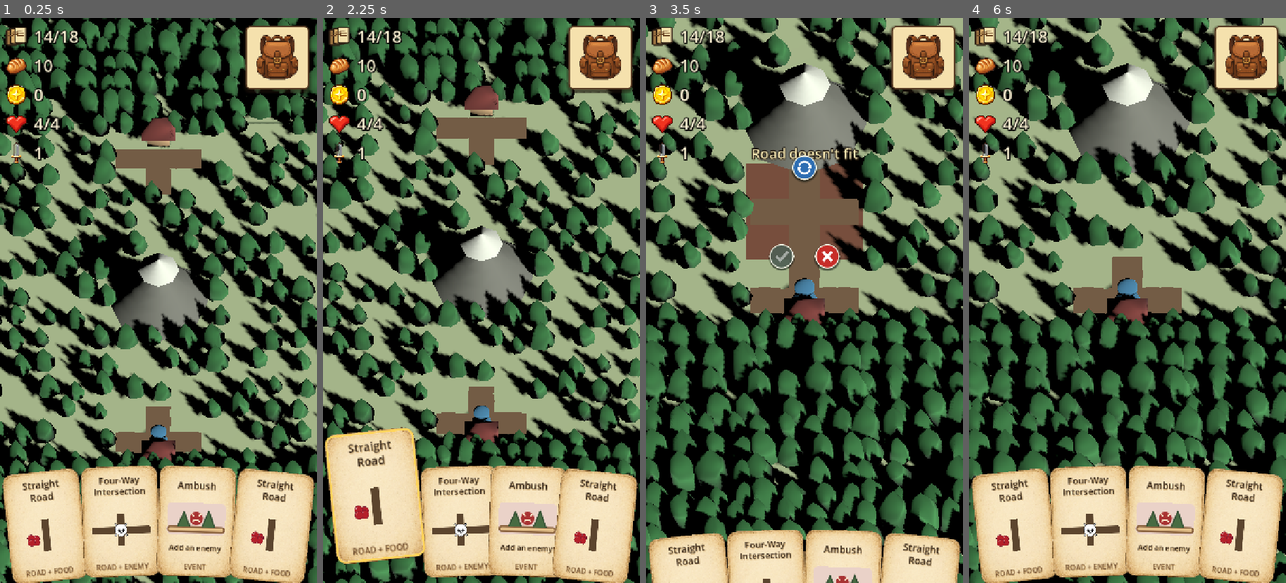
Above: before the commit, frames 1-4 (left to right).
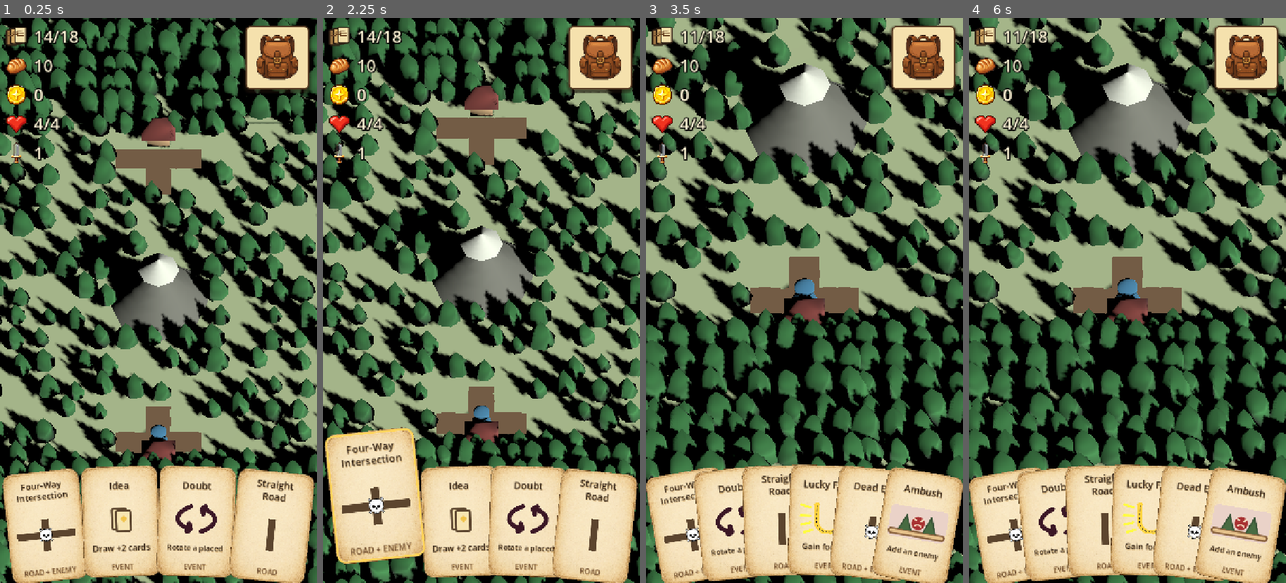
Above: after the commit, the same moments.

Repository: Reicher/The-Road-North
Game: Godot game, scene res://scenes/main.tscn
Same seed, same stepped clock (60 frames per second), same inputs: the game is played once before the commit and once after it.
Inputs (mouse positions are in pixels of both pictures, inside the frame that each line leads up to):
- Up to frame 1 (0.25 s): no input
- Up to frame 2 (2.25 s): click (367, 526) at 0.52 s; click (373, 498) at 1.27 s; click (367, 526) at 2.02 s
- Up to frame 3 (3.5 s): tap Enter (debug_complete_level) at 2.75 s; drag from (804, 509) to (836, 176) at 2.77 s
- Up to frame 4 (6 s): click (1127, 164) at 3.52 s; click (1127, 164) at 4.27 s; click (1127, 164) at 5.02 s; click (1149, 255) at 5.77 s

The runs differ from the first frame. In frame 1, 2.8% of the frame differs, in the area x 5-92%, y 81-99%; in frame 2, 3.1%; in frame 3, 24%, in the area x 0-100%, y 2-100%; in frame 4, 8.0%.

Commit message:
Rebalance encounter scaling to match level ranges

Diff:
--- a/levels/level_003.tscn
+++ b/levels/level_003.tscn
@@ -36,7 +36,9 @@
 "rotation_steps": 0,
 "encounter": {
 "type": "enemy",
-"power": 9
+"power": 5,
+"gold_min": 6,
+"gold_max": 11
 }
 }]
 
--- a/scripts/deck_builder.gd
+++ b/scripts/deck_builder.gd
@@ -11,6 +11,7 @@
 const DECK_SOURCE_BASE := GameConstants.DECK_SOURCE_BASE
 const DECK_SOURCE_LEVEL := GameConstants.DECK_SOURCE_LEVEL
 const DECK_SOURCE_PLAYER_SPECIAL := GameConstants.DECK_SOURCE_PLAYER_SPECIAL
+const CACHE_RARE_WEAPON_CHANCE := 0.15
 
 
 func make_deck(deck_size: int, rng: RandomNumberGenerator, config: Dictionary) -> Array[Dictionary]:
@@ -184,7 +185,7 @@
 
 func _make_debug_enemy_roads(roads: Array[Dictionary], level: int) -> Array[Dictionary]:
 	var cards: Array[Dictionary] = []
-	var minimum_power := maxi(1, level) * 3 - 2
+	var minimum_power := GameBalance.enemy_power_range(level).x
 	for index in roads.size():
 		var card: Dictionary = roads[index].duplicate(true)
 		_set_card_encounter(card, {
@@ -275,6 +276,19 @@
 	}
 
 
+func scale_encounters_to_level(cards: Array, rng: RandomNumberGenerator, level: int) -> void:
+	for raw_card in cards:
+		if raw_card is not Dictionary:
+			continue
+		var card := raw_card as Dictionary
+		var encounter: Dictionary = card.get("encounter", {})
+		var encounter_type := str(encounter.get("type", ""))
+		if encounter_type == ENCOUNTER_ENEMY:
+			_set_card_encounter(card, _make_enemy_encounter(rng, level))
+		elif encounter_type == GameMap.ENCOUNTER_CACHE:
+			_set_card_encounter(card, _make_reward_encounter(GameMap.ENCOUNTER_CACHE, rng, level))
+
+
 func _add_reward_encounters_to_road_cards(cards: Array[Dictionary], rng: RandomNumberGenerator, berry_count: int, loot_count: int, level: int, map_size: int) -> void:
 	var eligible_indices: Array[int] = []
 	for index in cards.size():
@@ -307,11 +321,13 @@
 			"type": kind,
 			"loot": [{"kind": "food", "amount": GameBalance.berry_food(map_size)}],
 		}
-	var weapon_tier_start := maxi(1, level) * 3 - 1
+	var weapon_tier_start := maxi(1, level)
+	var normal_weapon_weight := (1.0 - CACHE_RARE_WEAPON_CHANCE) / 3.0
 	var item := ItemCatalog.make_binoculars() if rng.randf() < ItemCatalog.BINOCULARS_DROP_CHANCE else WeaponCatalog.roll_weapon(rng, weapon_tier_start, {
-		0: 0.55,
-		1: 0.30,
-		2: 0.15,
+		0: normal_weapon_weight,
+		1: normal_weapon_weight,
+		2: normal_weapon_weight,
+		3: CACHE_RARE_WEAPON_CHANCE,
 	})
 	return {
 		"type": kind,
--- a/scripts/deck_controller.gd
+++ b/scripts/deck_controller.gd
@@ -73,6 +73,7 @@
 	deck_components = _deck_builder.make_deck_components(_get_deck_size(), _rng, config)
 	_inject_level_specific_cards(config)
 	_apply_player_deck_modifiers()
+	_scale_encounters_to_level()
 	deck = _deck_builder.combine_deck_components(deck_components)
 	starting_deck = deck.duplicate(true)
 
@@ -101,6 +102,11 @@
 		special["deck_source"] = DeckBuilder.DECK_SOURCE_PLAYER_SPECIAL
 		specials.append(special)
 	deck_components[DeckBuilder.DECK_SOURCE_PLAYER_SPECIAL] = specials
+
+
+func _scale_encounters_to_level() -> void:
+	for source in [DeckBuilder.DECK_SOURCE_BASE, DeckBuilder.DECK_SOURCE_LEVEL, DeckBuilder.DECK_SOURCE_PLAYER_SPECIAL]:
+		_deck_builder.scale_encounters_to_level(deck_components.get(source, []), _rng, level)
 
 
 func _card_signature(card: Dictionary) -> String:
--- a/scripts/game_balance.gd
+++ b/scripts/game_balance.gd
@@ -77,7 +77,7 @@
 
 static func enemy_power_range(level: int) -> Vector2i:
 	var safe_level := maxi(1, level)
-	return Vector2i((safe_level - 1) * 3 + 1, safe_level * 3)
+	return Vector2i(safe_level, safe_level + 2)
 
 
 static func berry_food(map_size: int) -> int:
--- a/scripts/player_rewards.gd
+++ b/scripts/player_rewards.gd
@@ -76,7 +76,7 @@
 
 func _make_enemy_loot(enemy_data: Dictionary) -> Array[Dictionary]:
 	var enemy_power := maxi(1, int(enemy_data.get("power", 1)))
-	var default_level := floori(float(enemy_power - 1) / 3.0) + 1
+	var default_level := maxi(1, int(enemy_data.get("enemy_min_power", enemy_power)))
 	var level_rewards := GameBalance.enemy_rewards(default_level)
 	return [{
 		"kind": "gold",
--- a/tests/test_game_balance.gd
+++ b/tests/test_game_balance.gd
@@ -38,8 +38,8 @@
 	var level_three := GameBalance.deck_counts(3, 7)
 	_assert(int(level_two["total_cards"]) == int(level_three["total_cards"]), "Expected equal authored map sizes to use the same base deck size before a difficulty penalty applies")
 	_assert(int(level_three["special_roads"]["enemy"]) == int(level_two["special_roads"]["enemy"]) + 1, "Expected the higher level on the same map size to add an enemy road")
-	_assert(GameBalance.enemy_power_range(2) == Vector2i(4, 6), "Expected level two enemy range")
-	_assert(GameBalance.enemy_power_range(3) == Vector2i(7, 9), "Expected level three enemy range")
+	_assert(GameBalance.enemy_power_range(2) == Vector2i(2, 4), "Expected level two enemy range")
+	_assert(GameBalance.enemy_power_range(3) == Vector2i(3, 5), "Expected level three enemy range")
 
 
 func _test_reward_formulas() -> void:
--- a/tests/test_level_scene.gd
+++ b/tests/test_level_scene.gd
@@ -153,9 +153,11 @@
 	_assert(not second_map.can_place_tile(Vector2i(2, 3), {}), "Expected bridge fixed features to already provide a road crossing")
 	_assert(second_map.get_fixed_feature_connections(Vector2i(2, 3))["north"] == true, "Expected level 002 bridges to connect across the river")
 	_assert(second_deck_controller.hand_size == 4, "Expected level 002 to configure a four-card hand")
-	_assert(second_deck_controller.level == 2, "Expected level 002 enemies to use power four through six")
+	_assert(second_deck_controller.level == 2, "Expected level 002 enemies to use power two through four")
 	_assert(second_deck_controller.deck_components["base"].size() == 18 and second_deck_controller.deck_components["level"].size() == 7, "Expected level 002 to combine the base deck with seven level cards")
 	_assert(_count_enemy_cards(second_deck_controller.deck_components["base"]) == 4, "Expected level 002 to retain the level-one base deck recipe")
+	_assert(_all_enemy_cards_use_level_range(second_deck_controller.deck_components["base"], 2), "Expected level 002 base-deck enemies to scale to the current level")
+	_assert(_all_enemy_cards_use_level_range(second_deck_controller.deck_components["level"], 2), "Expected level 002 level-deck enemies and Ambush cards to use the current level")
 	_assert(_all_level_cards_are_difficult(second_deck_controller.deck_components["level"]), "Expected level 002 level cards to prioritize difficult cards")
 	_assert(second_deck_controller.deck_components["player_special"].is_empty(), "Expected player special cards to remain an empty concept")
 	_assert(second_camera.reserved_bottom_path == NodePath("../UI/Hand"), "Expected camera to reserve the card hand area when sizing the map viewport")
@@ -202,3 +204,14 @@
 		if (card.get("encounter", {}) as Dictionary).get("type", "") == GameMap.ENCOUNTER_ENEMY:
 			count += 1
 	return count
+
+
+func _all_enemy_cards_use_level_range(cards: Array[Dictionary], level: int) -> bool:
+	for card in cards:
+		var encounter: Dictionary = card.get("encounter", {})
+		if encounter.get("type", "") != GameMap.ENCOUNTER_ENEMY:
+			continue
+		var power := int(encounter.get("power", 0))
+		if power < level or power > level + 2:
+			return false
+	return true
--- a/tests/test_weapon_loot.gd
+++ b/tests/test_weapon_loot.gd
@@ -12,6 +12,7 @@
 func _initialize() -> void:
 	_test_weapon_catalog()
 	_test_enemy_power_ranges()
+	_test_encounter_cards_scale_to_current_level()
 	_test_enemy_loot_is_only_gold()
 	_test_cache_loot_distribution()
 	_test_cache_weapon_tiers()
@@ -35,8 +36,8 @@
 	var rng := RandomNumberGenerator.new()
 	rng.seed = 12345
 	for level in range(1, 4):
-		var enemy_min_power := level * 3 - 2
-		var enemy_max_power := level * 3
+		var enemy_min_power := level
+		var enemy_max_power := level + 2
 		var seen_powers := {}
 		for _index in 100:
 			var enemy: Dictionary = builder._make_enemy_encounter(rng, level)
@@ -45,6 +46,31 @@
 			_assert(int(enemy["enemy_min_power"]) == enemy_min_power, "Expected enemy encounter to store its level minimum power")
 			seen_powers[enemy_power] = true
 		_assert(seen_powers.size() == 3, "Expected every level to generate all three enemy power values")
+	builder.free()
+
+
+func _test_encounter_cards_scale_to_current_level() -> void:
+	var builder = DECK_BUILDER_SCRIPT.new()
+	var rng := RandomNumberGenerator.new()
+	rng.seed = 24680
+	var cards := [
+		{
+			"category": GameConstants.EVENT_CATEGORY,
+			"event_type": GameConstants.EVENT_AMBUSH,
+			"encounter": {"type": GameMap.ENCOUNTER_ENEMY, "power": 9},
+		},
+		{
+			"category": GameConstants.EVENT_CATEGORY,
+			"event_type": GameConstants.EVENT_LOST_BELONGINGS,
+			"encounter": {"type": GameMap.ENCOUNTER_CACHE, "loot": [{"kind": "item", "item": WeaponCatalog.make_weapon(1)}]},
+		},
+	]
+	builder.scale_encounters_to_level(cards, rng, 4)
+	var enemy_encounter: Dictionary = cards[0]["encounter"]
+	_assert(int(enemy_encounter["power"]) >= 4 and int(enemy_encounter["power"]) <= 6, "Expected enemy cards to use the current level's power range")
+	_assert(int(enemy_encounter["enemy_min_power"]) == 4, "Expected scaled enemy cards to store the current level minimum power")
+	var cache_weapon := _weapon_from_loot(cards[1]["encounter"]["loot"])
+	_assert(cache_weapon.is_empty() or int(cache_weapon["power_bonus"]) >= 4, "Expected cache cards to use the current level's weapon range")
 	builder.free()
 
 
@@ -62,13 +88,23 @@
 			var gold_amount := _gold_amount(loot)
 			_assert(gold_amount >= 2 and gold_amount <= 5, "Expected level one enemy gold range")
 		rewards.free()
+	var future_level_rewards = PLAYER_REWARDS_SCRIPT.new()
+	future_level_rewards.set_loot_seed(30000)
+	for _index in 100:
+		var loot: Array = future_level_rewards._make_enemy_loot({
+			"power": 6,
+			"enemy_min_power": 4,
+		})
+		var gold_amount := _gold_amount(loot)
+		_assert(gold_amount >= 8 and gold_amount <= 14, "Expected enemy reward fallback to use the encounter level rather than overlapping power")
+	future_level_rewards.free()
 
 
 func _test_cache_loot_distribution() -> void:
 	var builder = DECK_BUILDER_SCRIPT.new()
 	var rng := RandomNumberGenerator.new()
 	rng.seed = 56789
-	var counts := {2: 0, 3: 0, 4: 0}
+	var counts := {1: 0, 2: 0, 3: 0, 4: 0}
 	var weapon_count := 0
 	var binoculars_count := 0
 	for _index in SAMPLE_COUNT:
@@ -82,9 +118,11 @@
 		if not _binoculars_from_loot(loot).is_empty():
 			binoculars_count += 1
 	_assert(weapon_count + binoculars_count == SAMPLE_COUNT, "Expected every cache item to be a weapon or Binoculars")
-	_assert(_conditional_ratio_is_close(counts[2], weapon_count, 0.55), "Expected level one cache Dagger chance to be 55 percent when a weapon drops")
-	_assert(_conditional_ratio_is_close(counts[3], weapon_count, 0.30), "Expected level one cache Hatchet chance to be 30 percent when a weapon drops")
-	_assert(_conditional_ratio_is_close(counts[4], weapon_count, 0.15), "Expected level one cache Machete chance to be 15 percent when a weapon drops")
+	var normal_weapon_chance := (1.0 - DeckBuilder.CACHE_RARE_WEAPON_CHANCE) / 3.0
+	_assert(_conditional_ratio_is_close(counts[1], weapon_count, normal_weapon_chance), "Expected level one cache Walking Stick chance to share the normal weapon range")
+	_assert(_conditional_ratio_is_close(counts[2], weapon_count, normal_weapon_chance), "Expected level one cache Dagger chance to share the normal weapon range")
+	_assert(_conditional_ratio_is_close(counts[3], weapon_count, normal_weapon_chance), "Expected level one cache Hatchet chance to share the normal weapon range")
+	_assert(_conditional_ratio_is_close(counts[4], weapon_count, DeckBuilder.CACHE_RARE_WEAPON_CHANCE), "Expected level one cache Machete chance to be the rare 15 percent drop")
 	_assert(_ratio_is_close(binoculars_count, ItemCatalog.BINOCULARS_DROP_CHANCE), "Expected caches on every level to have a 15 percent Binoculars chance")
 	builder.free()
 
@@ -94,8 +132,8 @@
 	var rng := RandomNumberGenerator.new()
 	rng.seed = 6122026
 	for level in range(1, 4):
-		var expected_min := 2 if level == 1 else level * 3 - 1
-		var expected_max := mini(level * 3 + 1, 9)
+		var expected_min := level
+		var expected_max := mini(level + 3, 9)
 		var seen_powers := {}
 		for _index in SAMPLE_COUNT:
 			var item := _weapon_from_loot(builder._make_reward_encounter(1, rng, level)["loot"])
Not shown, changed: docs/design.md
Not shown, changed: docs/implementation_design.md
